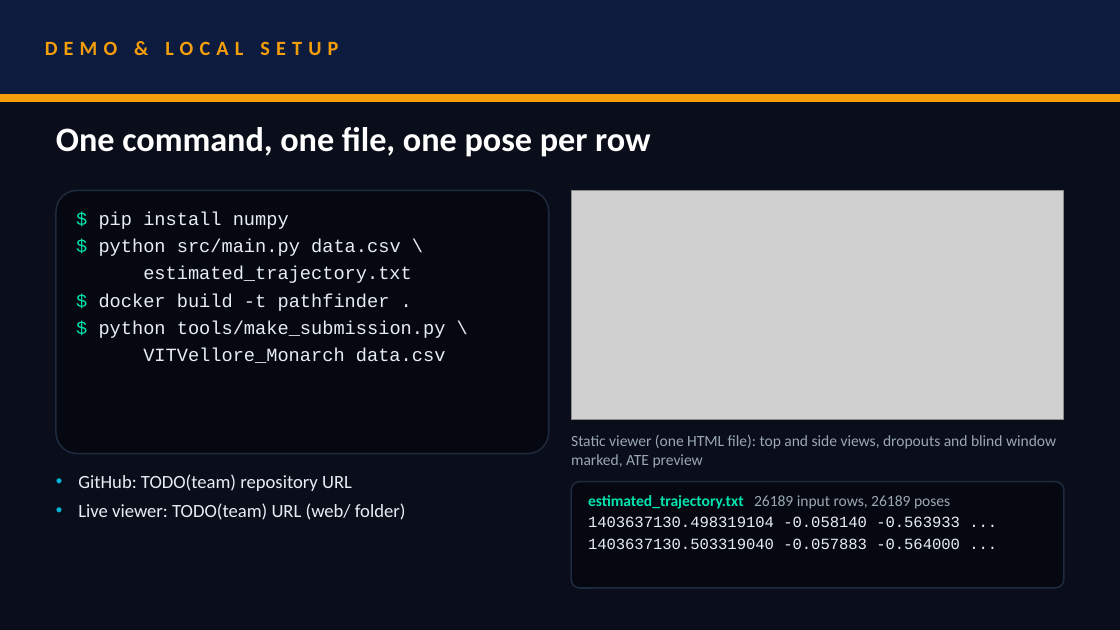
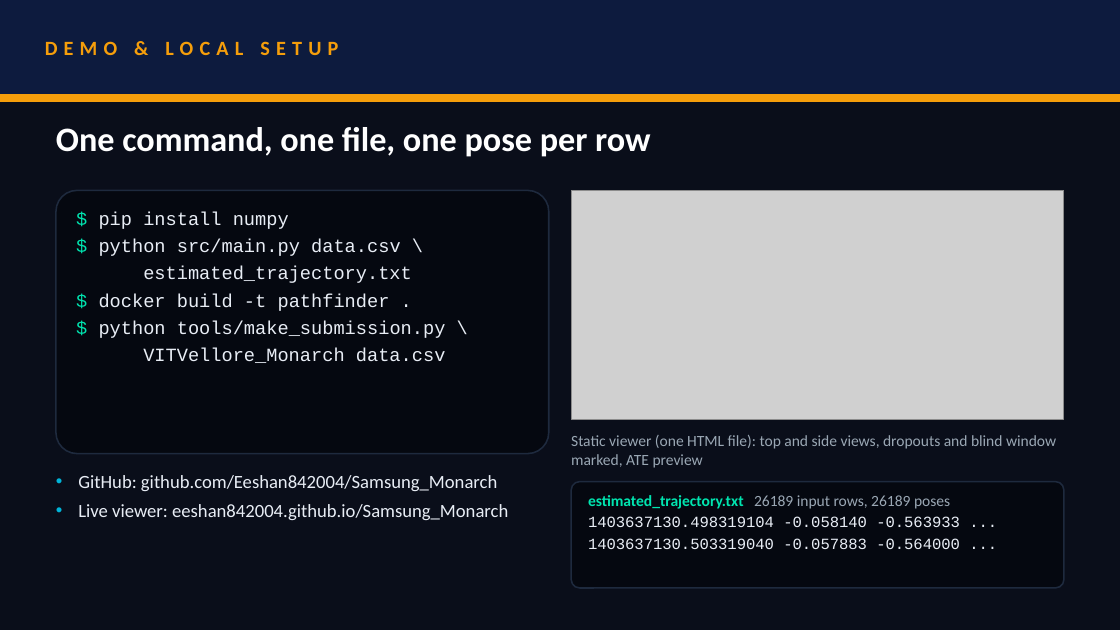
Before and after one commit to Eeshan842004/Samsung_Monarch, a slide deck: slide 7 of docs/deck/VITVellore_Monarch.pptx. Drawn at 1120x630 pixels with LibreOffice and Linux fonts; fonts in the diff are those of the drawing; grey boxes stand for pictures. Boxes give left, top, right and bottom in pixels: in the first picture for what was removed or moved away, otherwise in the second. Text is boxed around its words. In the diff, an @@ line names an element or a change of style, - is before the commit and + after.

```diff
--- a/docs/deck/VITVellore_Monarch.pptx
+++ b/docs/deck/VITVellore_Monarch.pptx
@@ text at (78,475,508,520): text changed @@
-• GitHub: TODO(team) repository URL
-• Live viewer: TODO(team) URL (web/ folder)
+• GitHub: github.com/Eeshan842004/Samsung_Monarch
+• Live viewer: eeshan842004.github.io/Samsung_Monarch
```
Also in this commit, not shown: 7 other files.
